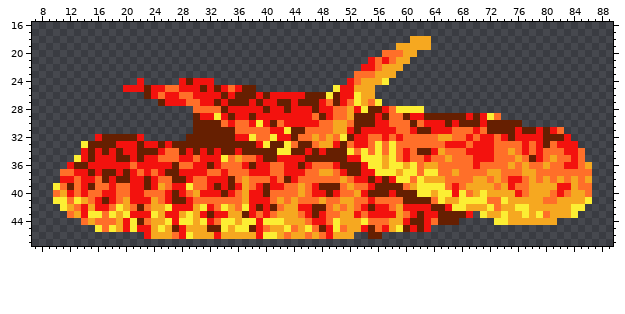
Sprite sheet, stored at love2d/gfx/car-0.png. Above, as it was before the edit.
The file is 96x48 pixels. Shown: x 7..89, y 16..47.
The result:
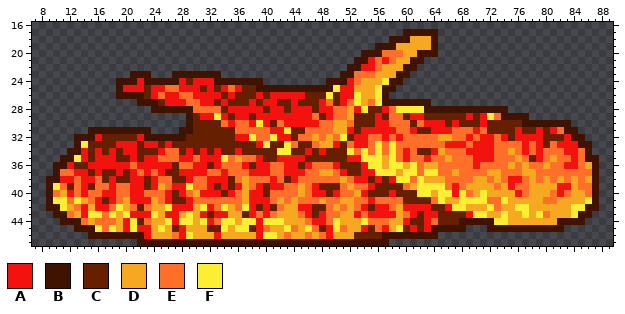
Palette (. is transparent): A #f3120e  B #3f1300  C #661f01  D #f6a820  E #ff6f29  F #fcee33
Edits made:
@@ x 7..89 @@
 16 ...................................................................................
-17 ...................................................................................
-18 ......................................................DDD..........................
-19 ....................................................DDDDD..........................
-20 ..................................................EEEDD............................
-21 ................................................AEAEDD.............................
-22 ...............................................AAEDDD..............................
-23 ..............................................EEEDDD...............................
-24 ...............A.....ACAAA...................AEDDDF................................
-25 .............AAACAAEEAAACACAEACC...........FAADDD..................................
-26 ................CAEAAEEAAAACACCCACAAAAACCCFCAAFDD..................................
-27 ..................CAAAEEAACACCCACAACCACCCAECAEFDEF.................................
-28 .......................EEEECAAAAACAACAAACAAEEDAFCCAEFFFF...........................
-29 .......................CAAFACAACAAAAAAAAECAEEDCCCACEECAACCCCCCACAFE................
-30 .......................CCCCEAEEAFACEAAAAAEEDDECCCAAEEECEAAACACCCACCCCC.............
-31 .......................CCCCCCEEEEEAAFCCEEEEDDACAAAAAEEACCAAAEEEAECCCCACCACAE.......
-32 .........ACCCCCA......CCCCCCCAAFEEFAACEEDEDEFCAAEEAEAEEEEEDDEEAEAAEACAAAACCCA......
-33 .......FCCCCAAACAACACCCCCCCCCCCCAFCCFECCEDDACEAAEFEFEEEEEEEAAAEAAAEEEEAEACEAAA.....
-34 .......ACACACAACCCAEECACACACCACCCCCFFCCACACCCFEFEFEFEAECCADEEEAAAAEEDEAEAEEEAAE....
-35 ......FACAAACCACAAEEEAAEAAAFEDEEACCAAAACCCCCCAAFFFDFEAEEAEEDEEEAAAEEEDECAEDEEAE....
-36 .....ACCAAAAAAEAAAAACEEAACAEEEACAAEEAACAEEEACCCAFFDFFDFEDDEEEEEAEEEEDEDEEDEEAAED...
-37 ....EEAACACCACAEAEACCAAAAEEAEEEAAAEEAAAEEDDEACCAAFFFDFFEFFEEDEEEEDDEEEDDEEEEEEEE...
-38 ....AAEAAECACCAACAEECCAEEAAACEDEEEAECAEEEEEEDEAACACAFFEFDDDEEEEDDEDEAAEDEDEDEDED...
-39 ...FECEACEEAEEAACADEAAFEEACACADEACAAEEDEACCCEDEEACCCCEDFFFFEAEDDDDEDAEEDDDDAADEE...
-40 ...EDAEAEEAAEEAAEEEACAEDAAACAEDAACEEEEDEAACAEEDACCCACCCFFDFFAFEDFDDDDAEDDDEAEDDE...
-41 ...FFEFDEACAEDAAADEACCAEEEEEEEDAAAEDEDEEEDEEDDEEAEEEECCCCEFDDFFFFEEFDDDDDEEDDDDF...
-42 ....FDEADAAEFDECEDDFAAADFAEFDEFACACEDDAACCEDEDEACAAEDAAAACCAFFDDDFEDDFFDDDDDDFF....
-43 .....EDAFFEFDFAAAFDAADFDACAADDCAEAEDDDEACAEEDDAEAAAADEACAACCCCA.FDDFDDFDFEDDDF.....
-44 .......EDEEEDAFCEDDFAFFDFAEFFDFFAFFFDDDEAAEFDDDFEEEDDACCAECCC.....FFDDDDDDD........
-45 .........FEFDAFAADFDCADDDCCFDFFCAEDDFEDFECAFEDDACEADFCACA..........................
-46 ................ADDDEAFDDDADDDDDAFFDEDDEDEADDD..CC.................................
-47 ...................................................................................
+17 .....................................................BBBBB.........................
+18 ...................................................BBBDDDB.........................
+19 .................................................BBBDDDDDB.........................
+20 ...............................................BBBEEEDDBBB.........................
+21 ..............................................BBAEAEDDBB...........................
+22 .............................................BBAAEDDDBB............................
+23 ..............BBB...BBBBBBB.................BBEEEDDDBB.............................
+24 ............BBBABBBBBACAAABBBBBBB.........BBBAEDDDFBB..............................
+25 ............BAAACAAEEAAACACAEACCBBBBBBBBBBBFAADDDFBB...............................
+26 ............BBBBCAEAAEEAAAACACCCACAAAAACCCFCAAFDDFB................................
+27 ...............BBBCAAAEEAACACCCACAACCACCCAECAEFDEFBBBBBBB..........................
+28 .................BBBBBBEEEECAAAAACAACAAACAAEEDAFCCAEFFFFBBBBBBBBBBBB...............
+29 ......................BCAAFACAACAAAAAAAAECAEEDCCCACEECAACCCCCCACAFEBBBB............
+30 ......................BCCCCEAEEAFACEAAAAAEEDDECCCAAEEECEAAACACCCACCCCCBBBBBBB......
+31 ........BBBBBBBBB....BBCCCCCCEEEEEAAFCCEEEEDDACAAAAAEEACCAAAEEEAECCCCACCACAEBB.....
+32 ......BBBACCCCCABBBBBBCCCCCCCAAFEEFAACEEDEDEFCAAEEAEAEEEEEDDEEAEAAEACAAAACCCABB....
+33 ......BFCCCCAAACAACACCCCCCCCCCCCAFCCFECCEDDACEAAEFEFEEEEEEEAAAEAAAEEEEAEACEAAABB...
+34 .....BBACACACAACCCAEECACACACCACCCCCFFCCACACCCFEFEFEFEAECCADEEEAAAAEEDEAEAEEEAAEB...
+35 ....BBFACAAACCACAAEEEAAEAAAFEDEEACCAAAACCCCCCAAFFFDFEAEEAEEDEEEAAAEEEDECAEDEEAEBB..
+36 ...BBACCAAAAAAEAAAAACEEAACAEEEACAAEEAACAEEEACCCAFFDFFDFEDDEEEEEAEEEEDEDEEDEEAAEDB..
+37 ...BEEAACACCACAEAEACCAAAAEEAEEEAAAEEAAAEEDDEACCAAFFFDFFEFFEEDEEEEDDEEEDDEEEEEEEEB..
+38 ..BBAAEAAECACCAACAEECCAEEAAACEDEEEAECAEEEEEEDEAACACAFFEFDDDEEEEDDEDEAAEDEDEDEDEDB..
+39 ..BFECEACEEAEEAACADEAAFEEACACADEACAAEEDEACCCEDEEACCCCEDFFFFEAEDDDDEDAEEDDDDAADEEB..
+40 ..BEDAEAEEAAEEAAEEEACAEDAAACAEDAACEEEEDEAACAEEDACCCACCCFFDFFAFEDFDDDDAEDDDEAEDDEB..
+41 ..BFFEFDEACAEDAAADEACCAEEEEEEEDAAAEDEDEEEDEEDDEEAEEEECCCCEFDDFFFFEEFDDDDDEEDDDDFB..
+42 ..BBFDEADAAEFDECEDDFAAADFAEFDEFACACEDDAACCEDEDEACAAEDAAAACCAFFDDDFEDDFFDDDDDDFFBB..
+43 ...BBEDAFFEFDFAAAFDAADFDACAADDCAEAEDDDEACAEEDDAEAAAADEACAACCCCAFFDDFDDFDFEDDDFBB...
+44 ....BBBEDEEEDAFCEDDFAFFDFAEFFDFFAFFFDDDEAAEFDDDFEEEDDACCAECCCBBBBBFFDDDDDDDBBBB....
+45 ......BBBFEFDAFAADFDCADDDCCFDFFCAEDDFEDFECAFEDDACEADFCACABBBBB...BBBBBBBBBBB.......
+46 ........BBBBBBBBADDDEAFDDDADDDDDAFFDEDDEDEADDDCCCCBBBBBBBB.........................
+47 ...............BBBBBBBBBBBBBBBBBBBBBBBBBBBBBBBBBBBB................................
Where, in picture pixels (left, top, right, bottom), the same in both pictures:
added: (46, 29, 599, 246)
